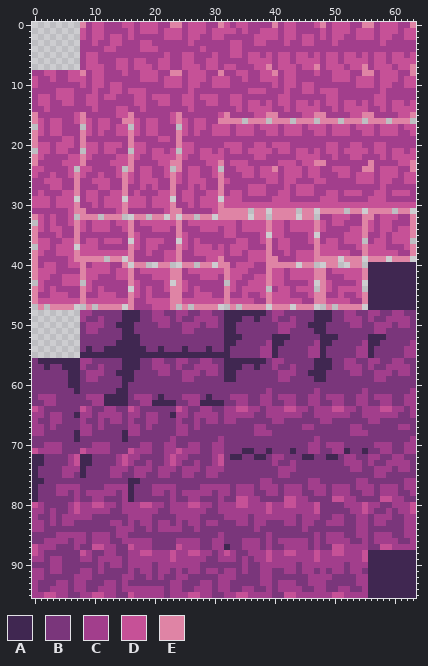
Edited in one commit: pixel-art file (Assets/Sprites/Terrain/tileset_pink_2.aseprite). The picture above is the old version.
64x96 pixels, 1 frame.
Palette (. is transparent): A #402751  B #7a367b  C #a23e8c  D #c65197  E #df84a5
The same view after the edit:
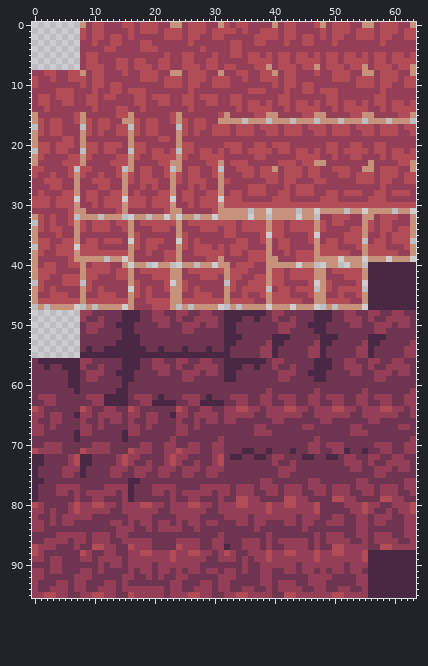
The exact change:
@@ palette @@
-A #402751
+A #4a2742
-B #7a367b
+B #6f3450
-C #a23e8c
+C #943f57
-D #c65197
+D #b24c57
-E #df84a5
+E #c6927b
Pixel boxes of the changes (left, top, right, bottom) in both pictures:
changed: (32, 22, 416, 598)
